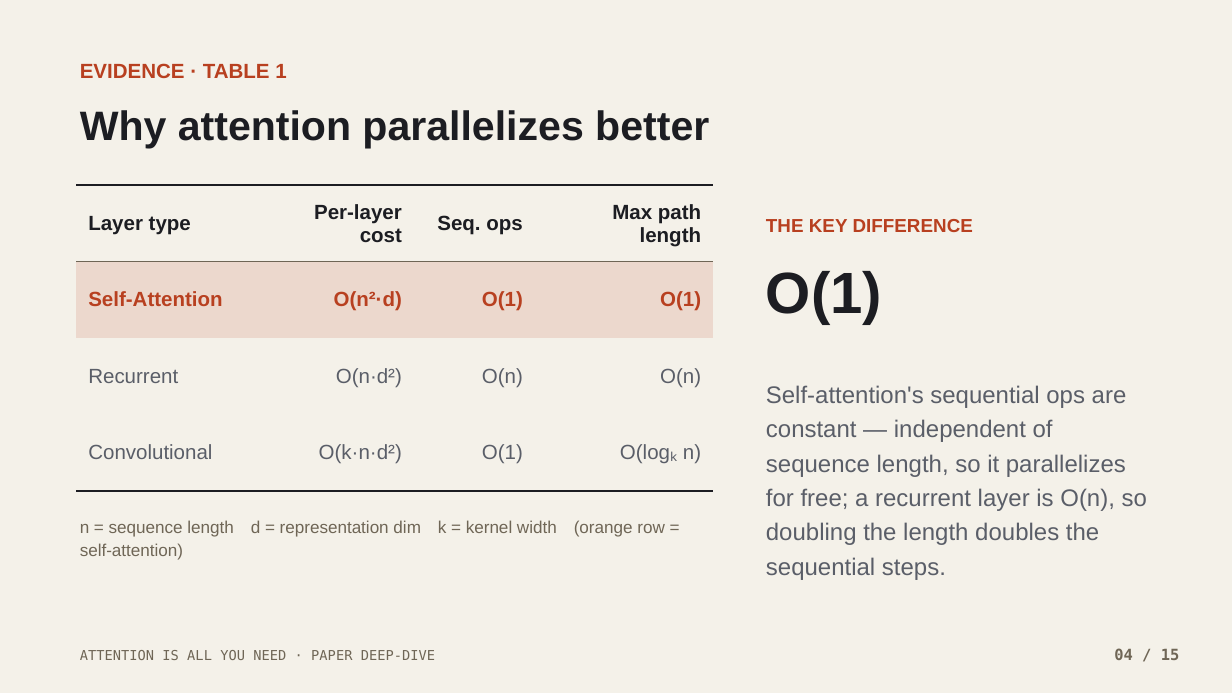
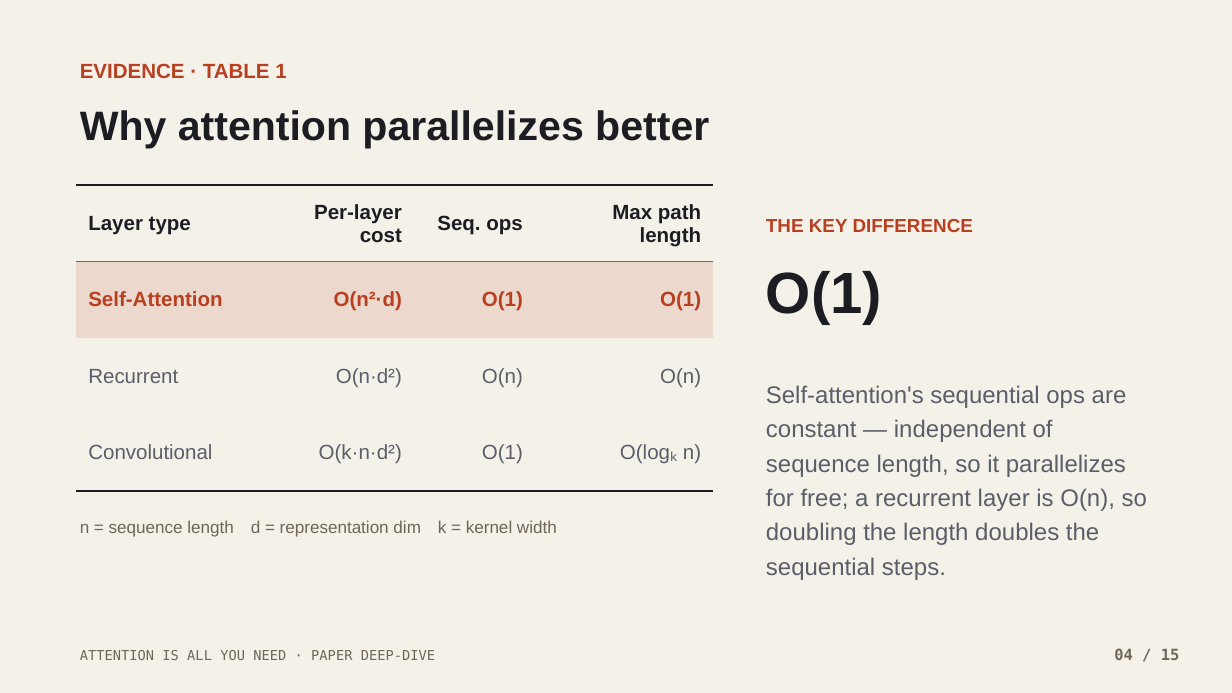
Before and after one commit to addsumtech/slides_maker-site, a slide deck: slide 4 of templates/decks/en/transformer-talk/template.pptx. Drawn at 1232x693 pixels with LibreOffice and Linux fonts; fonts in the diff are those of the drawing. Boxes give left, top, right and bottom in pixels: in the first picture for what was removed or moved away, otherwise in the second. Text is boxed around its words. In the diff, an @@ line names an element or a change of style, - is before the commit and + after.

```diff
--- a/templates/decks/en/transformer-talk/template.pptx
+++ b/templates/decks/en/transformer-talk/template.pptx
@@ text at (80,520,557,537): text changed @@
-n = sequence length d = representation dim k = kernel width (orange row = self-attention)
+n = sequence length d = representation dim k = kernel width
```
Also in this commit, not shown: 13 other files.
